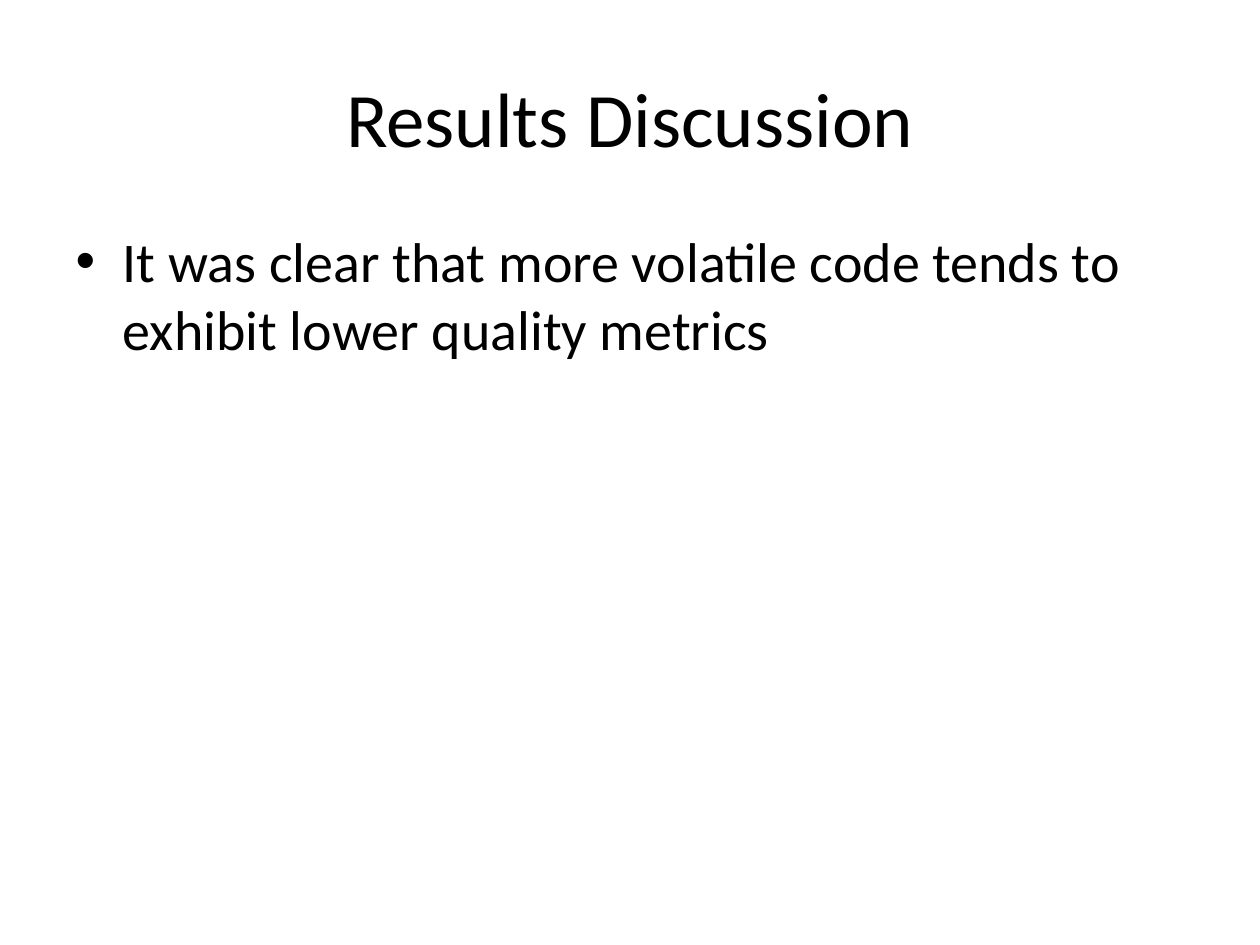
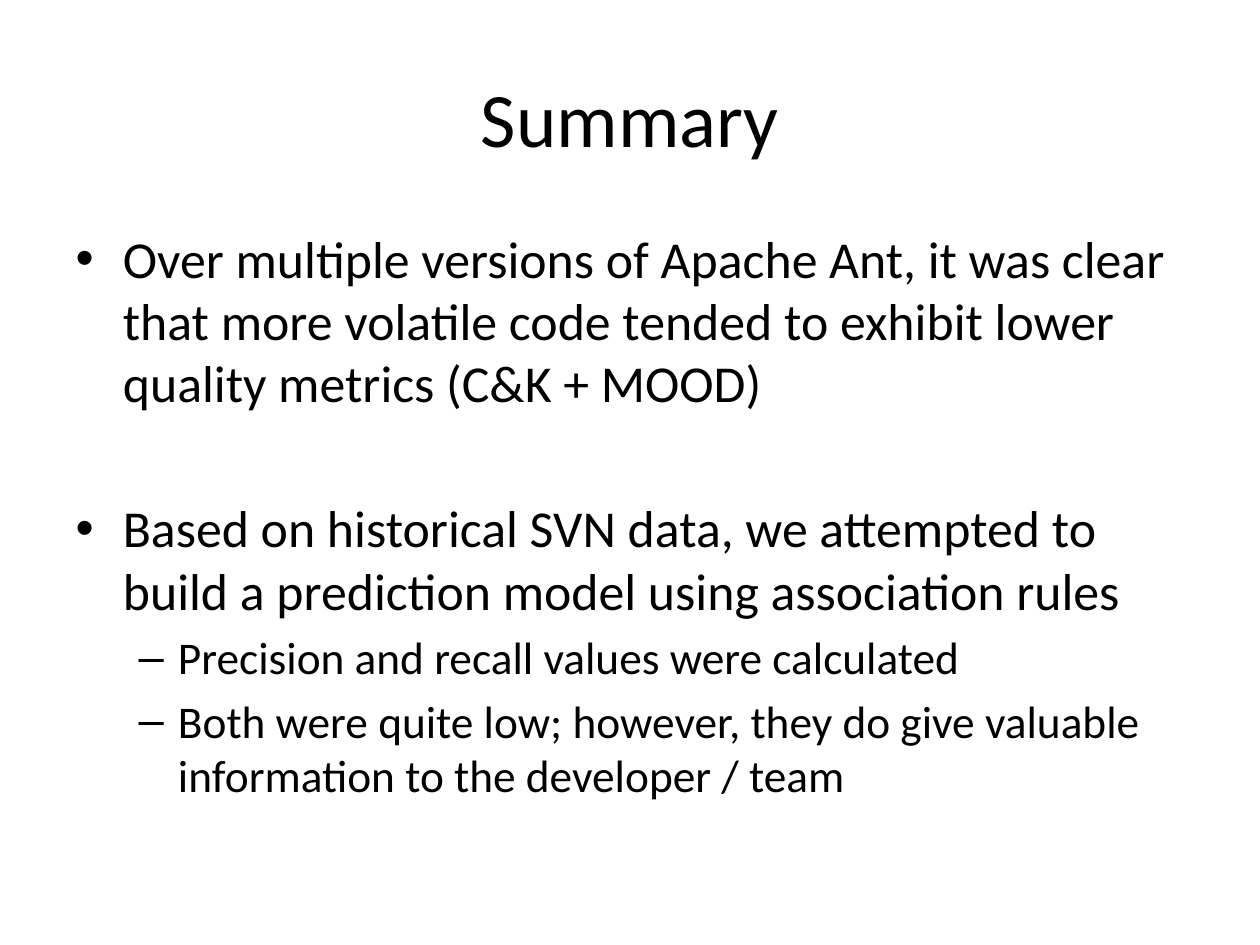
Before and after one commit to tajmilur-rahman/SOEN6611, a slide deck: slide 21 of milestones/Group_Presentation_Volatility_Amish.pptx (slide 15 before the commit). Drawn at 1260x945 pixels with LibreOffice and Linux fonts; fonts in the diff are those of the drawing. Boxes give left, top, right and bottom in pixels: in the first picture for what was removed or moved away, otherwise in the second. Text is boxed around its words. In the diff, an @@ line names an element or a change of style, - is before the commit and + after.

```diff
--- a/milestones/Group_Presentation_Volatility_Amish.pptx
+++ b/milestones/Group_Presentation_Volatility_Amish.pptx
@@ title at bbox=[481, 97, 778, 160]: text changed @@
-Results Discussion
+Summary
@@ text at bbox=[123, 242, 1164, 800]: text changed; size 32 to 29.6 pt @@
-• It was clear that more volatile code tends to exhibit lower quality metrics
+• Over multiple versions of Apache Ant, it was clear that more volatile code tended to exhibit lower quality metrics (C&K + MOOD)
+• Based on historical SVN data, we attempted to build a prediction model using association rules
+  – Precision and recall values were calculated
+  – Both were quite low; however, they do give valuable information to the developer / team
```
Also in this commit, not shown: 7 other slides changed, 4 slides added.
